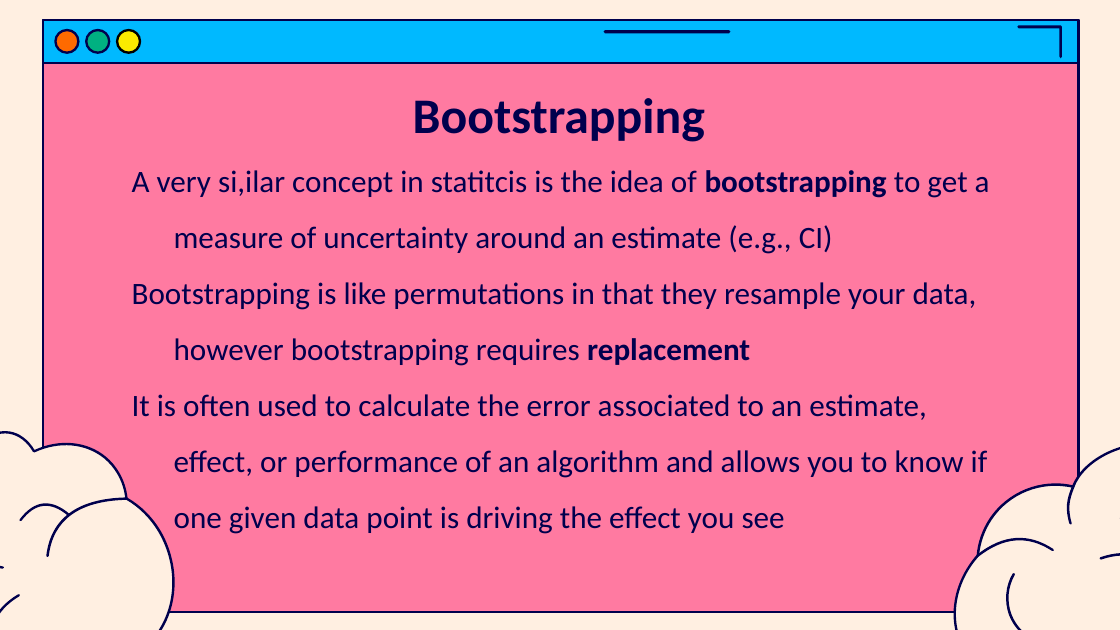
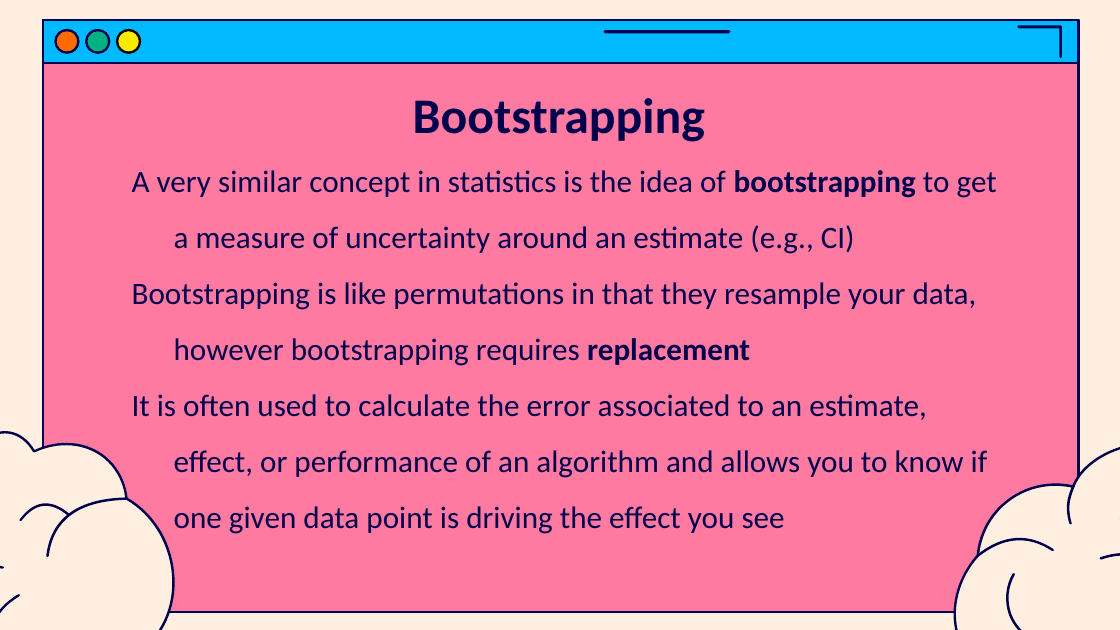
Before and after one commit to jasondsc/MATDRAB2MATFAB, a slide deck: slide 34 of slides/MATLAB_class_6.pptx (slide 27 before the commit). Drawn at 1120x630 pixels with LibreOffice and Linux fonts; fonts in the diff are those of the drawing. Boxes give left, top, right and bottom in pixels: in the first picture for what was removed or moved away, otherwise in the second. Text is boxed around its words. In the diff, an @@ line names an element or a change of style, - is before the commit and + after.

```diff
--- a/slides/MATLAB_class_6.pptx
+++ b/slides/MATLAB_class_6.pptx
@@ text at (132,170,997,254): text changed @@
-A very si,ilar concept in statitcis is the idea of bootstrapping to get a measure of uncertainty around an estimate (e.g., CI)
+A very similar concept in statistics is the idea of bootstrapping to get a measure of uncertainty around an estimate (e.g., CI)
```
Also in this commit, not shown: 7 slides added, 2 other files.
